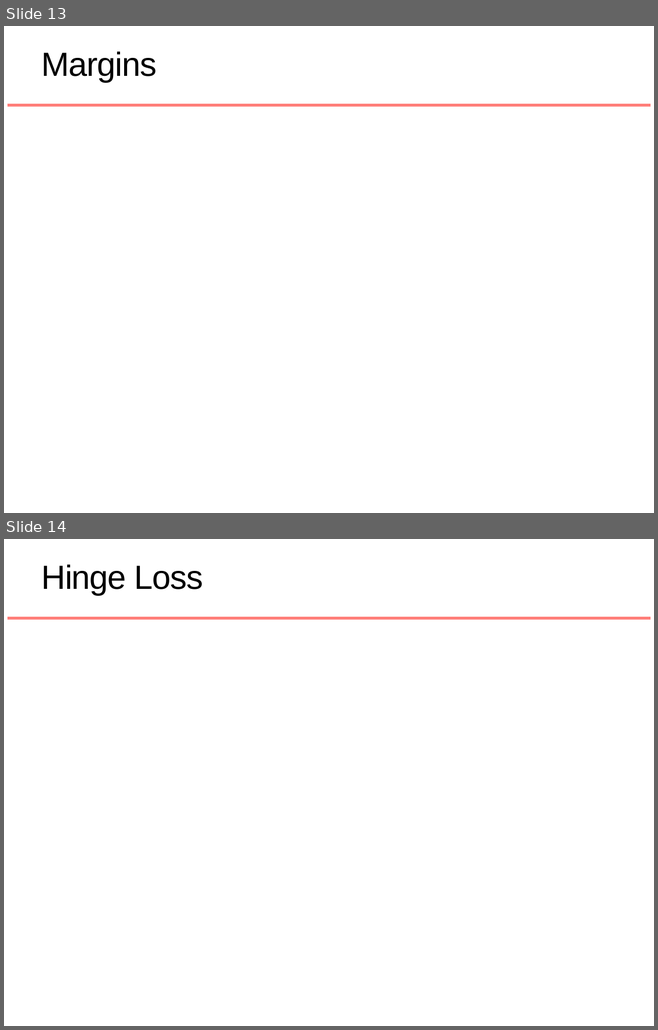
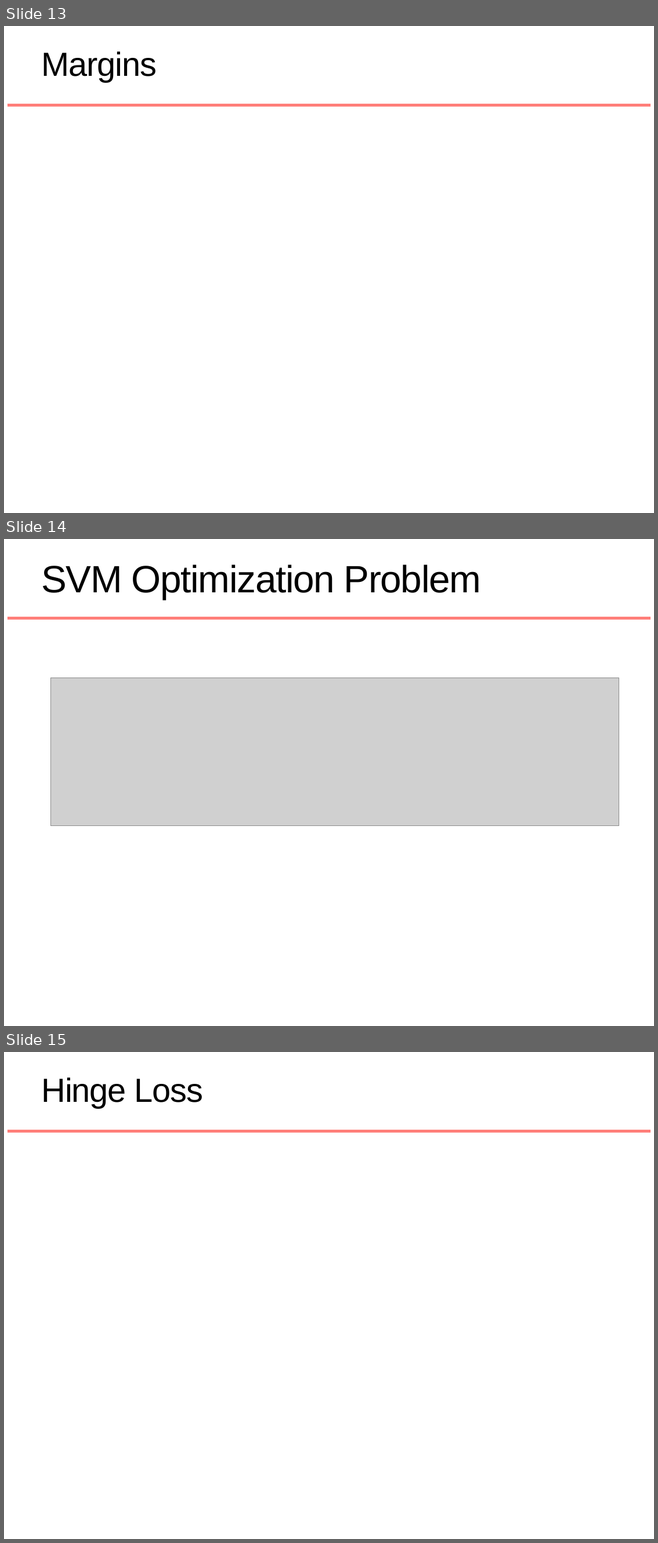
Before and after one commit to rhodes-byu/stat-486, a slide deck: slides/10-svm.pptx. Shown one above the other, each under a label of ours: slides 13 and 14 before the commit, slides 13, 14 and 15 after it. The pictures are 658x1030 and 658x1543 pixels, drawn with LibreOffice and Linux fonts; fonts in the diff are those of the drawing; grey boxes stand for pictures. Boxes give left, top, right and bottom in pixels: in the first picture for what was removed or moved away, otherwise in the second. Text is boxed around its words. In the diff, an @@ line names an element or a change of style, - is before the commit and + after.

Commit message:
add in optimization setup slides

```diff
--- a/slides/10-svm.pptx
+++ b/slides/10-svm.pptx
@@ slide 14 added at [4,539,654,1026], background #FFFFFF; not listed: 1 template element that a slide beside it also shows @@
@@ title added at [42,565,481,599], 60 pt, text #000000 @@
+SVM Optimization Problem
@@ picture added at [50,678,619,826] @@
@@ what was slide 14 is now slide 15 @@
```
Also in this commit, not shown: 3 slides changed, 2 other slides added, 1 other file.
